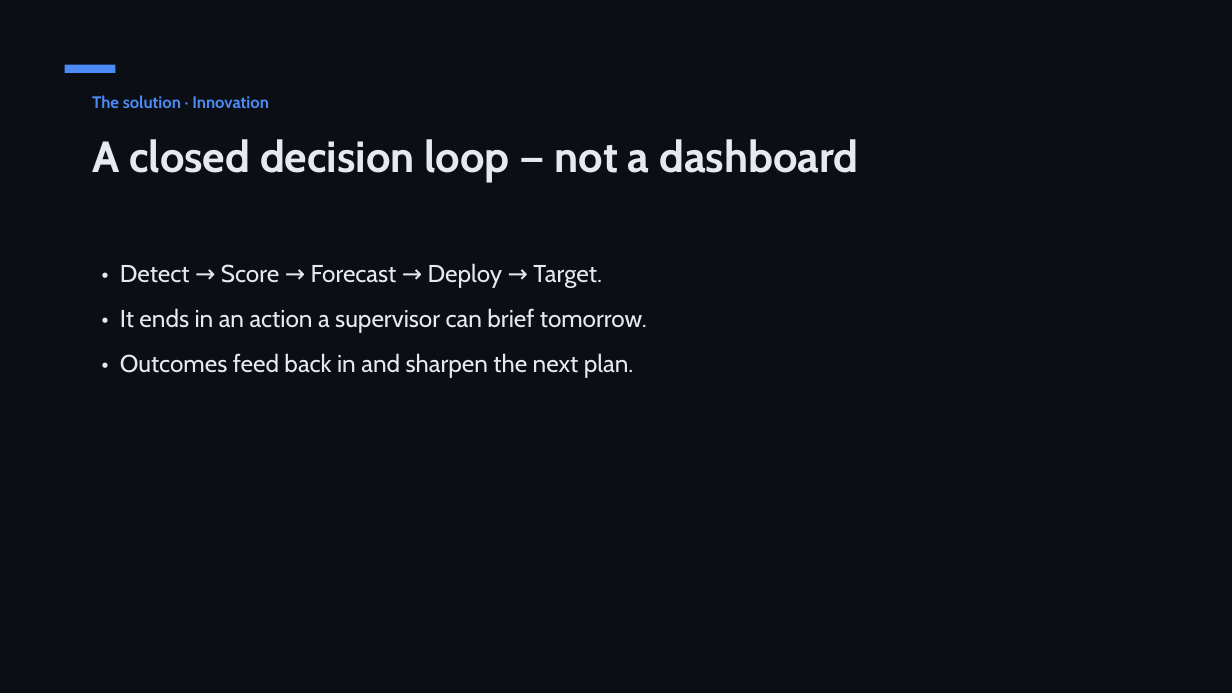
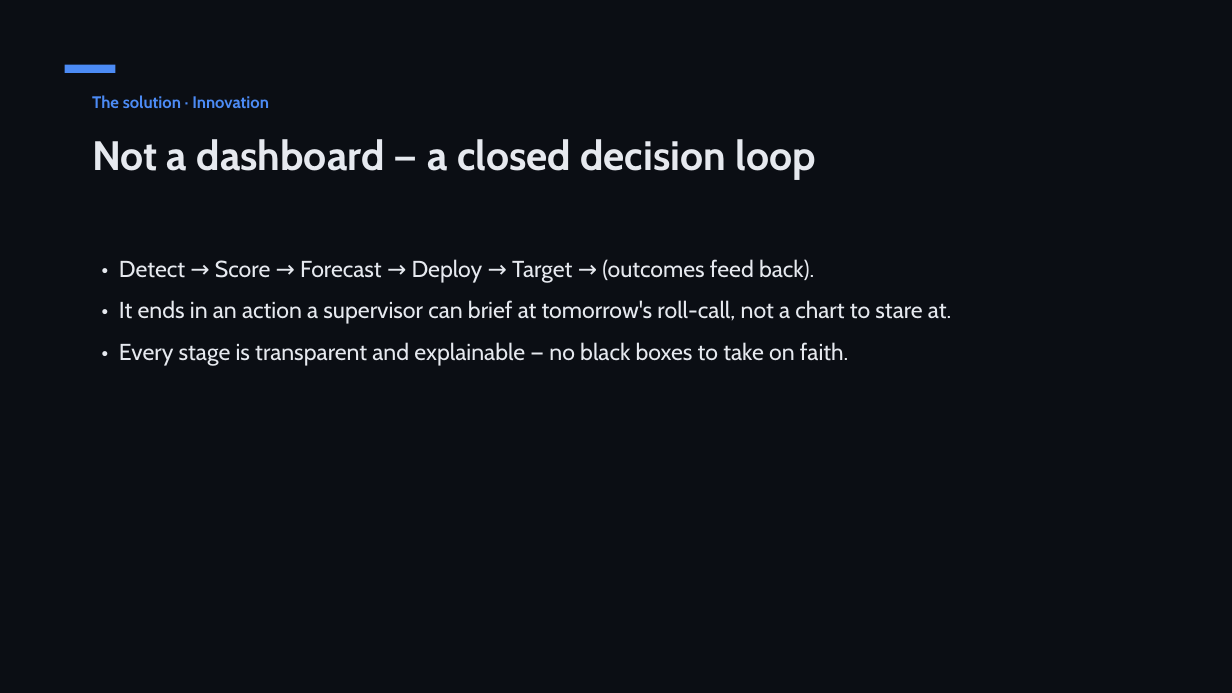
Before and after one commit to shubhambhattog/flipkart-gridlock-2.0-r2, a slide deck: slide 5 of pitch/ParkPulse_Deck.pptx. Drawn at 1232x693 pixels with LibreOffice and Linux fonts; fonts in the diff are those of the drawing. Boxes give left, top, right and bottom in pixels: in the first picture for what was removed or moved away, otherwise in the second. Text is boxed around its words. In the diff, an @@ line names an element or a change of style, - is before the commit and + after.

```diff
--- a/pitch/ParkPulse_Deck.pptx
+++ b/pitch/ParkPulse_Deck.pptx
@@ text at box(92, 139, 815, 180): text changed; size 34 to 32 pt @@
-A closed decision loop — not a dashboard
+Not a dashboard — a closed decision loop
@@ text at box(119, 259, 951, 366): text changed; size 19 to 18 pt @@
-• Detect → Score → Forecast → Deploy → Target.
-• It ends in an action a supervisor can brief tomorrow.
-• Outcomes feed back in and sharpen the next plan.
+• Detect → Score → Forecast → Deploy → Target → (outcomes feed back).
+• It ends in an action a supervisor can brief at tomorrow's roll-call, not a chart to stare at.
+• Every stage is transparent and explainable — no black boxes to take on faith.
```
Also in this commit, not shown: 12 other slides changed, 1 slide added, 20 other files.
